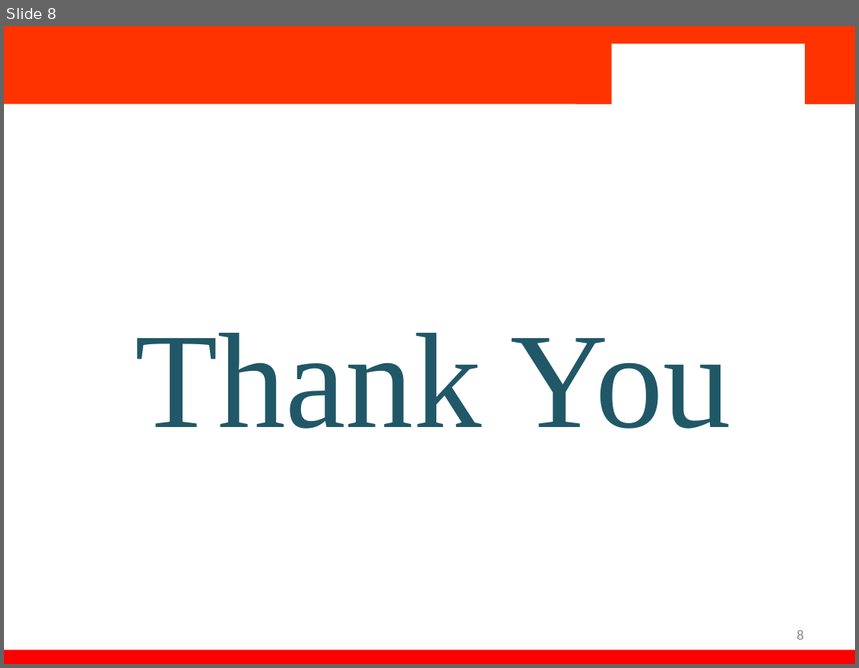
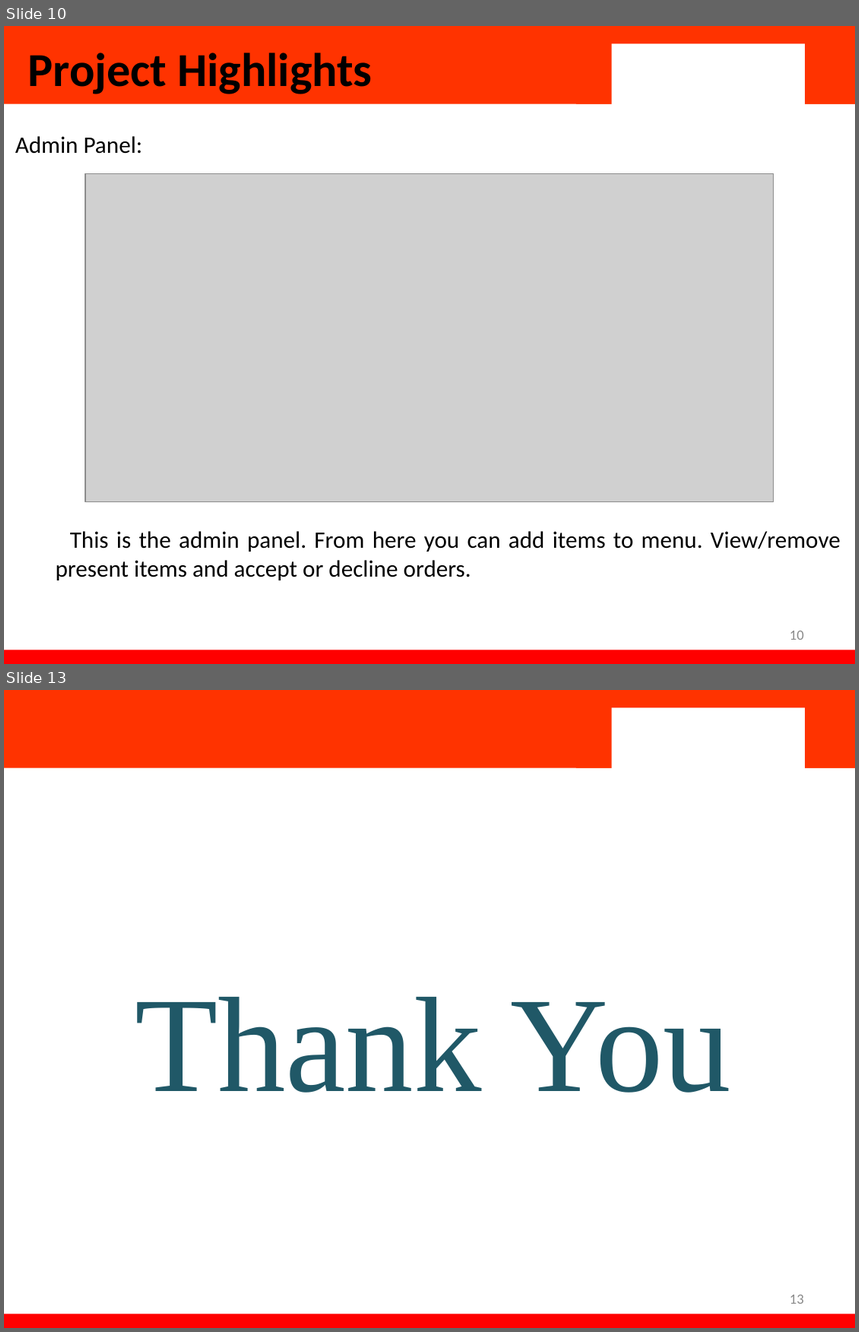
Before and after one commit to JayArindam/yummybites, a slide deck: YummyBite.pptx. Shown one above the other, each under a label of ours: slide 8 before the commit, slides 10 and 13 after it; the slides between them are not shown. The pictures are 859x668 and 859x1332 pixels, drawn with LibreOffice and Linux fonts; fonts in the diff are those of the drawing; grey boxes stand for pictures; background and template pictures are left out. Boxes give left, top, right and bottom in pixels: in the first picture for what was removed or moved away, otherwise in the second. Text is boxed around its words. In the diff, an @@ line names an element or a change of style, - is before the commit and + after.

```diff
--- a/YummyBite.pptx
+++ b/YummyBite.pptx
@@ slide 10 added at [4,26,855,664], background #FFFFFF; not listed: 4 template elements that a slide beside it also shows @@
@@ title added at [28,53,372,94], 40 pt, text #000000, bold @@
+Project Highlights
@@ subtitle added at [15,136,841,581], 20 pt, text #000000 @@
+Admin Panel:
+This is the admin panel. From here you can add items to menu. View/remove present items and accept or decline orders.
@@ picture added at [86,173,775,502] @@
@@ page number added at [790,631,804,640], 12 pt, text #898989 @@
+10
@@ what was slide 8 is now slide 13 @@
@@ page number at [790,1295,804,1304]: text changed @@
-8
+13
```
Also in this commit, not shown: 6 slides changed, 5 other slides added, 1 slide removed.
